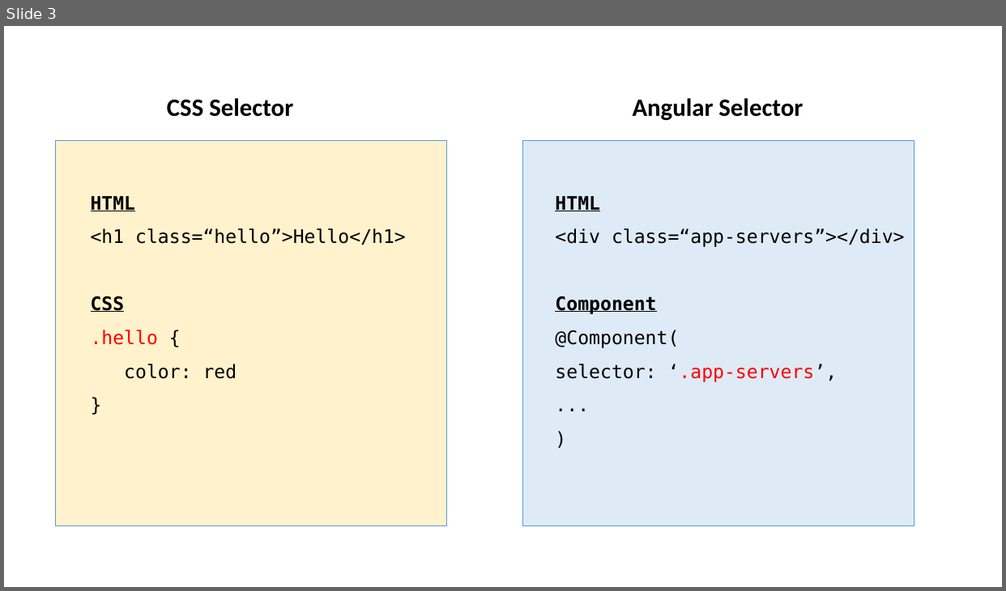
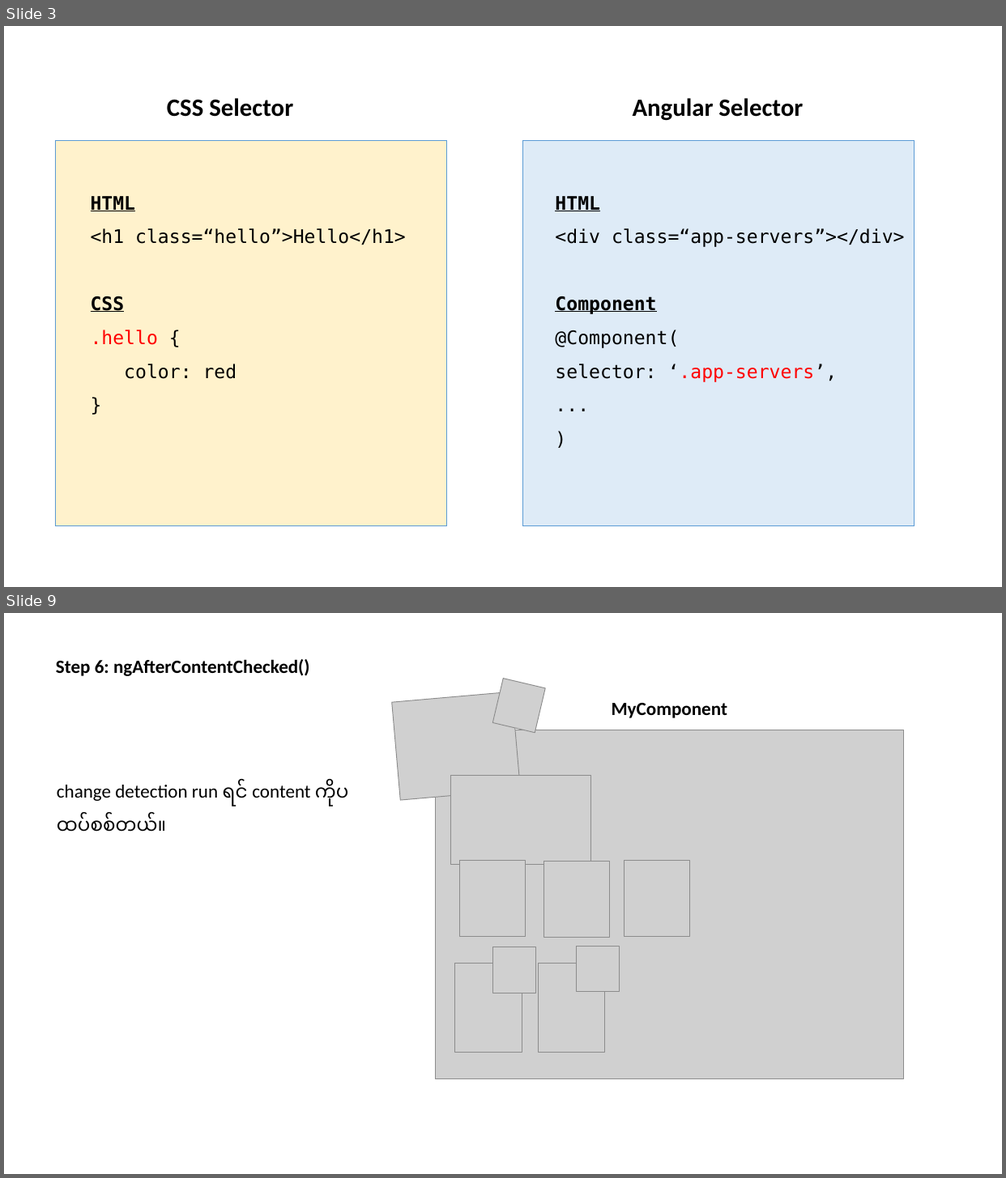
Before and after one commit to yeminko/angular-training, a slide deck: Resources/Notes.pptx. Shown one above the other, each under a label of ours: slide 3 before the commit, slides 3 and 9 after it; the slides between them are not shown. The pictures are 1006x591 and 1006x1178 pixels, drawn with LibreOffice and Linux fonts; fonts in the diff are those of the drawing; grey boxes stand for pictures. Boxes give left, top, right and bottom in pixels: in the first picture for what was removed or moved away, otherwise in the second. Text is boxed around its words. In the diff, an @@ line names an element or a change of style, - is before the commit and + after.

```diff
--- a/Resources/Notes.pptx
+++ b/Resources/Notes.pptx
@@ slide 9 added at box(4, 613, 1002, 1174), background #FFFFFF @@
@@ text added at box(56, 659, 310, 676), 18 pt, text #000000, bold @@
+Step 6: ngAfterContentChecked()
@@ picture added at box(492, 679, 545, 733) @@
@@ picture added at box(391, 692, 520, 800) @@
@@ text added at box(612, 703, 727, 718), 18 pt, text #000000, bold @@
+MyComponent
@@ picture added at box(435, 730, 904, 1080) @@
@@ text added at box(57, 779, 349, 832), 18 pt, text #000000 @@
+change detection run ရင် content ကိုပါထပ်စစ်တယ်။
@@ picture added at box(451, 776, 591, 865) @@
@@ picture added at box(460, 861, 525, 936) @@
@@ picture added at box(543, 862, 609, 937) @@
@@ picture added at box(624, 861, 689, 936) @@
@@ picture added at box(493, 948, 536, 994) @@
@@ picture added at box(576, 946, 620, 992) @@
@@ picture added at box(455, 964, 522, 1053) @@
@@ picture added at box(539, 964, 605, 1053) @@
```
Also in this commit, not shown: 8 other slides added, 47 other files.
